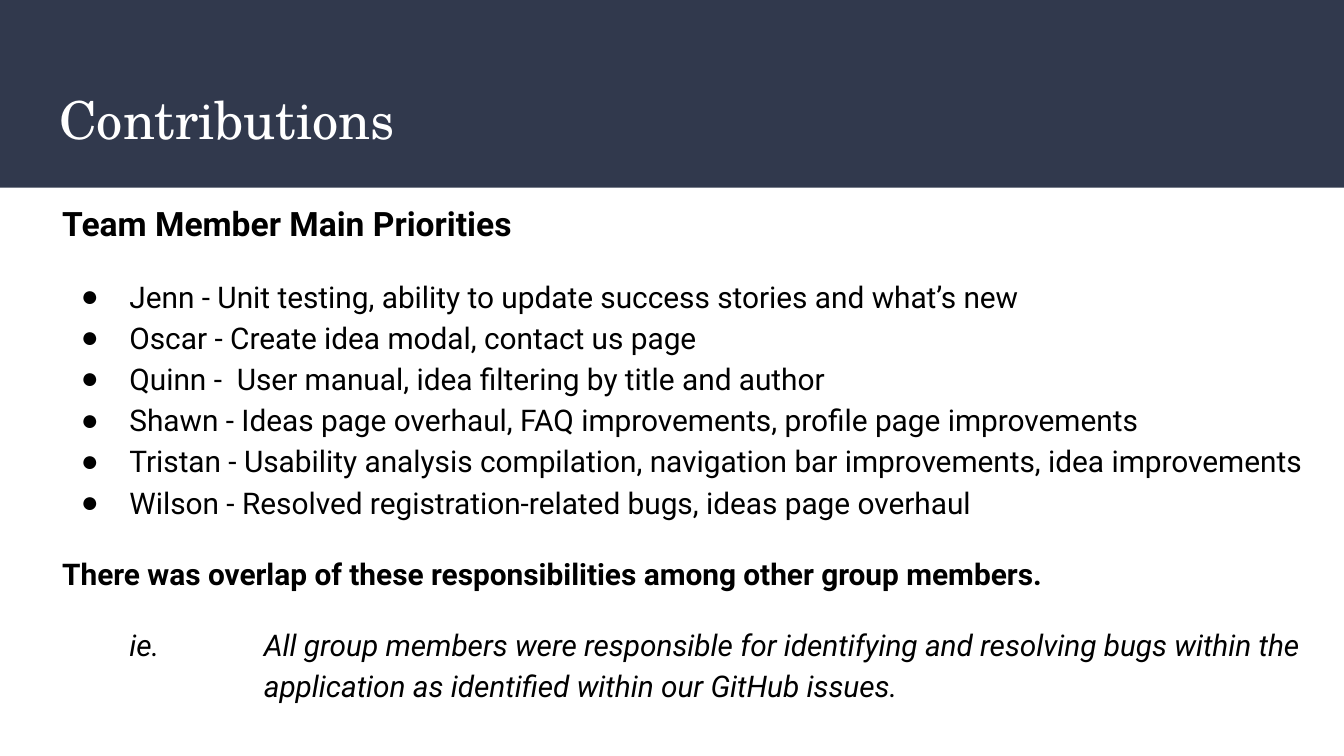
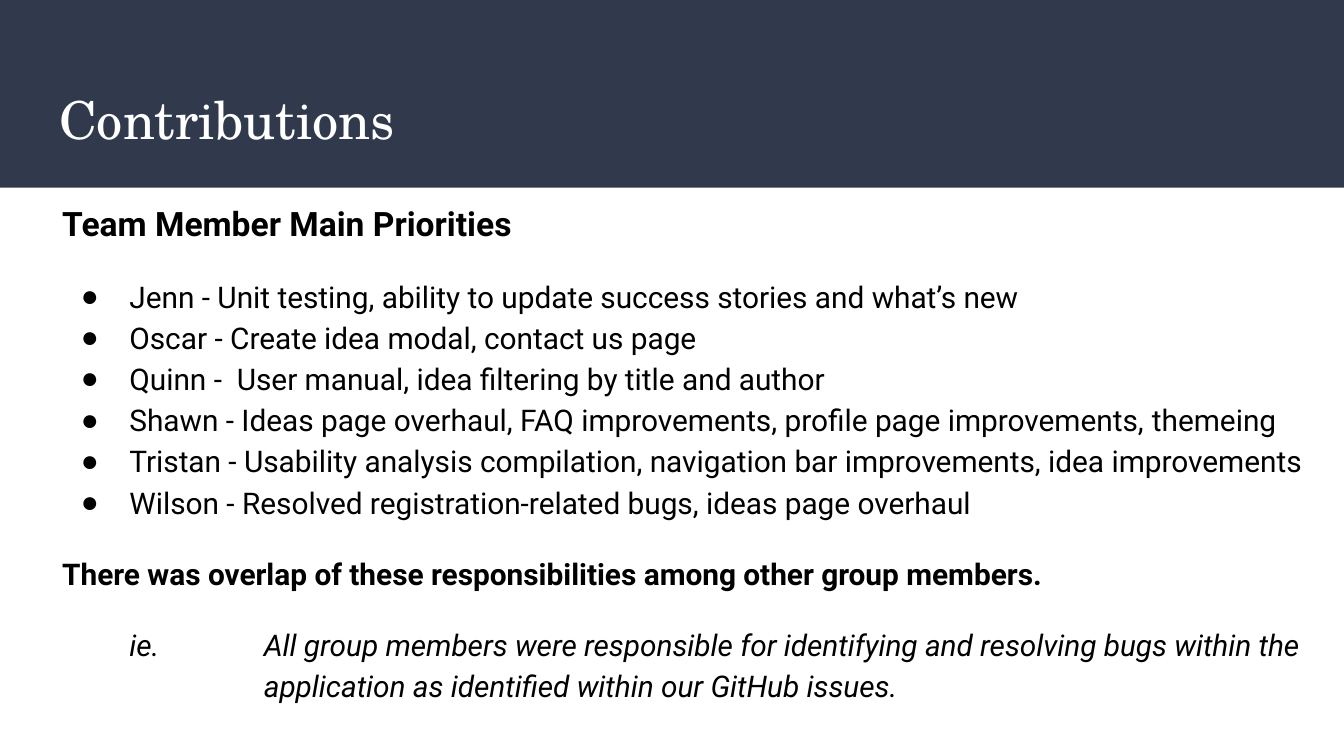
Before and after one commit to herasymj/Health-Esteem, a slide deck: slide 18 of presentations/Milestone 6 Report Out.pptx. Drawn at 1344x756 pixels with LibreOffice and Linux fonts; fonts in the diff are those of the drawing. Boxes give left, top, right and bottom in pixels: in the first picture for what was removed or moved away, otherwise in the second. Text is boxed around its words. In the diff, an @@ line names an element or a change of style, - is before the commit and + after.

Commit message:
Changed http links to use https. Minor final presentation tweaks.

```diff
--- a/presentations/Milestone 6 Report Out.pptx
+++ b/presentations/Milestone 6 Report Out.pptx
@@ text at [129, 408, 1276, 438]: text changed @@
-● Shawn - Ideas page overhaul, FAQ improvements, profile page improvements
+● Shawn - Ideas page overhaul, FAQ improvements, profile page improvements, themeing
```
Also in this commit, not shown: 1 other file.
